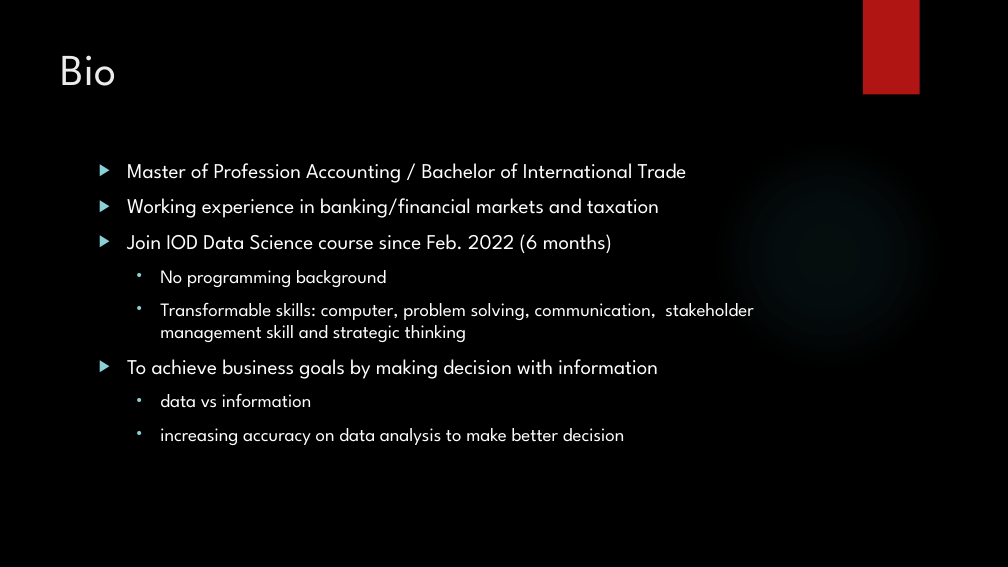
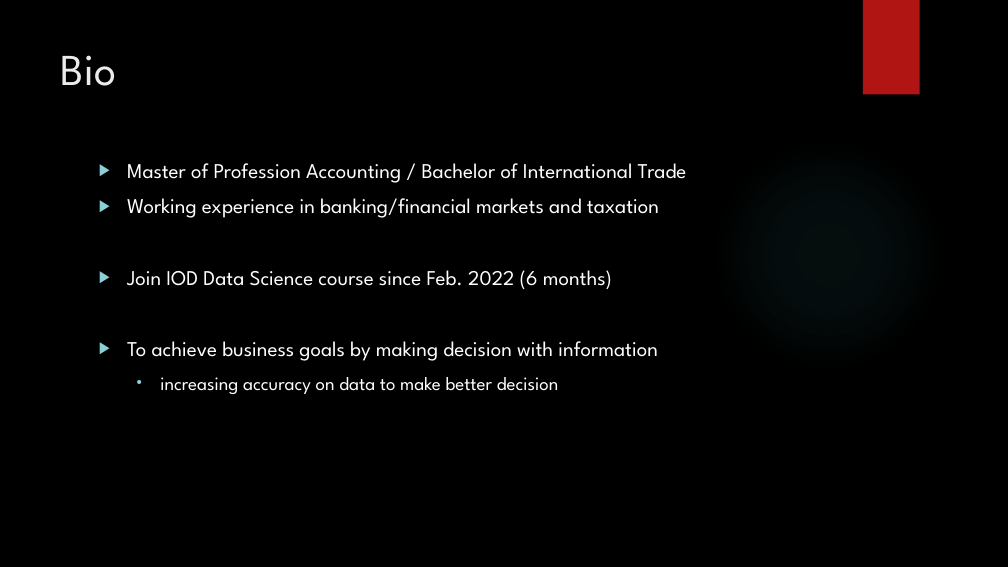
Before and after one commit to karenhuang33/IOD_Capstone_2K22, a slide deck: slide 2 of CapstoneProject.pptx. Drawn at 1008x567 pixels with LibreOffice and Linux fonts; fonts in the diff are those of the drawing; background and template pictures are left out. Boxes give left, top, right and bottom in pixels: in the first picture for what was removed or moved away, otherwise in the second. Text is boxed around its words. In the diff, an @@ line names an element or a change of style, - is before the commit and + after.

```diff
--- a/CapstoneProject.pptx
+++ b/CapstoneProject.pptx
@@ text at <box>160,270,753,342</box>: paragraphs removed @@
-  • No programming background
-  • Transformable skills: computer, problem solving, communication, stakeholder management skill and strategic thinking
@@ text at <box>160,377,559,394</box>: text changed @@
-  • data vs information
-  • increasing accuracy on data analysis to make better decision
+  • increasing accuracy on data to make better decision
```
Also in this commit, not shown: 1 other slide changed.
